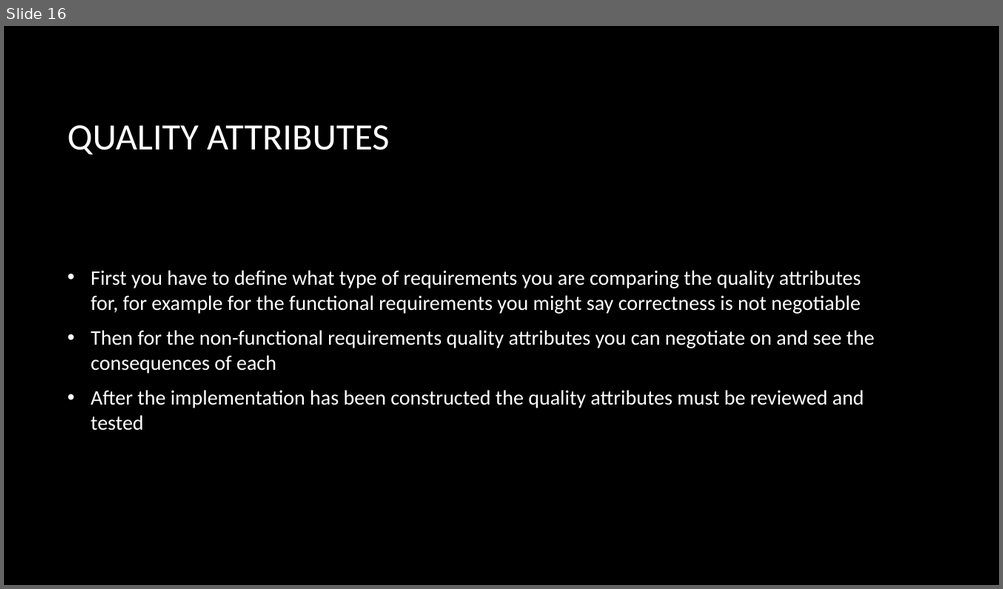
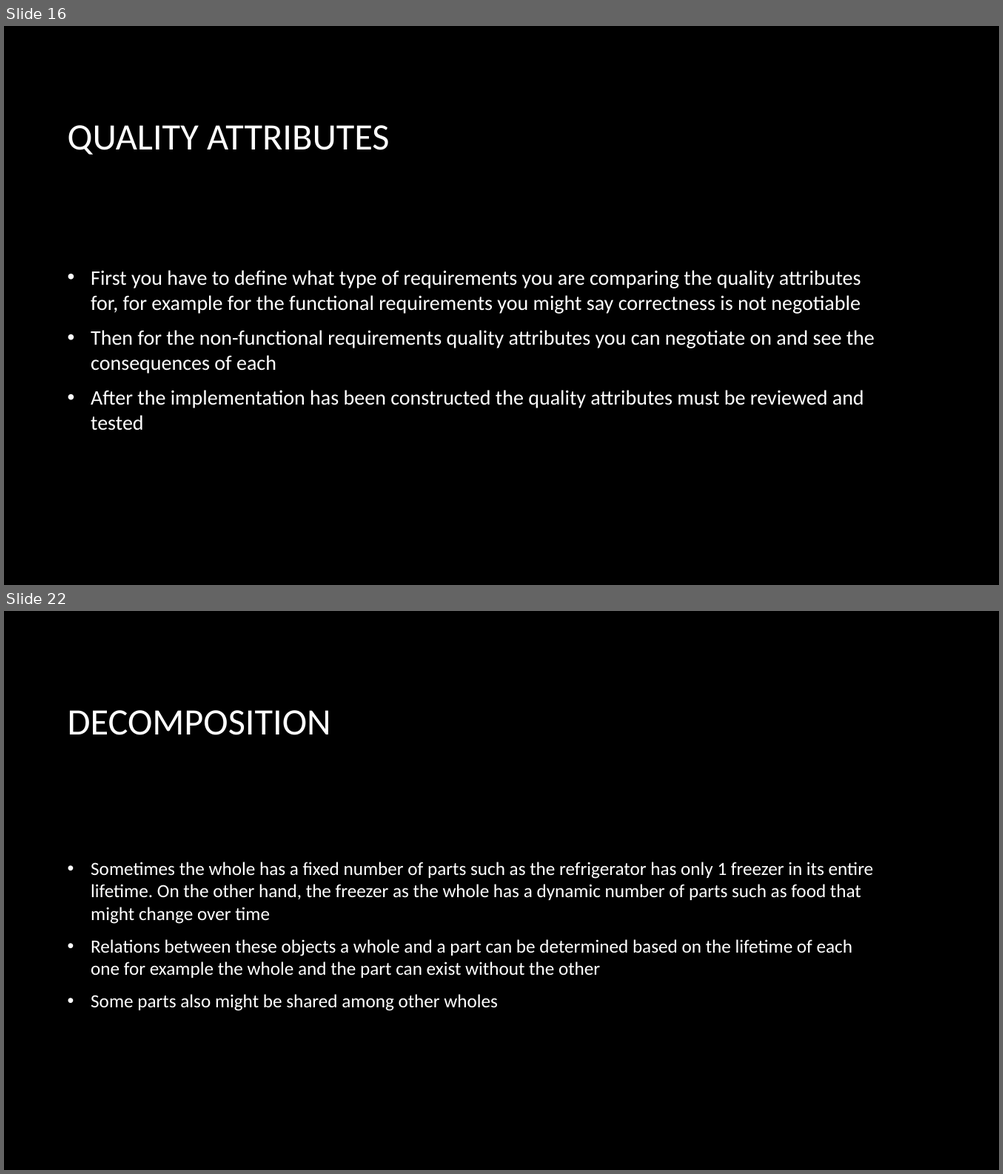
Before and after one commit to ahmedmagdy492/My-Hacking-Tutorails, a slide deck: Study/Object Oriented Design/Week 1 Objectives.pptx. Shown one above the other, each under a label of ours: slide 16 before the commit, slides 16 and 22 after it; the slides between them are not shown. The pictures are 1003x589 and 1003x1174 pixels, drawn with LibreOffice and Linux fonts; fonts in the diff are those of the drawing; background and template pictures are left out. Boxes give left, top, right and bottom in pixels: in the first picture for what was removed or moved away, otherwise in the second. Text is boxed around its words. In the diff, an @@ line names an element or a change of style, - is before the commit and + after.

```diff
--- a/Study/Object Oriented Design/Week 1 Objectives.pptx
+++ b/Study/Object Oriented Design/Week 1 Objectives.pptx
@@ slide 22 added at bbox=[4, 611, 999, 1170], background picture (left out) @@
@@ title added at bbox=[68, 710, 331, 735], 36 pt, text #FFFFFF @@
+DECOMPOSITION
@@ text added at bbox=[91, 862, 874, 1011], 18 pt, text #FFFFFF @@
+• Sometimes the whole has a fixed number of parts such as the refrigerator has only 1 freezer in its entire lifetime. On the other hand, the freezer as the whole has a dynamic number of parts such as food that might change over time
+• Relations between these objects a whole and a part can be determined based on the lifetime of each one for example the whole and the part can exist without the other
+• Some parts also might be shared among other wholes
```
Also in this commit, not shown: 16 other slides added, 7 other files.
